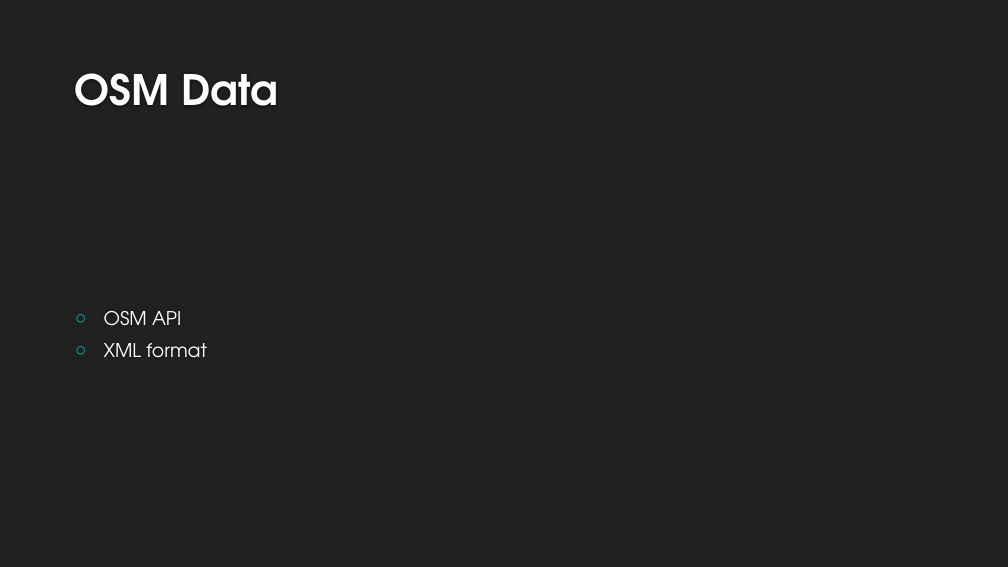
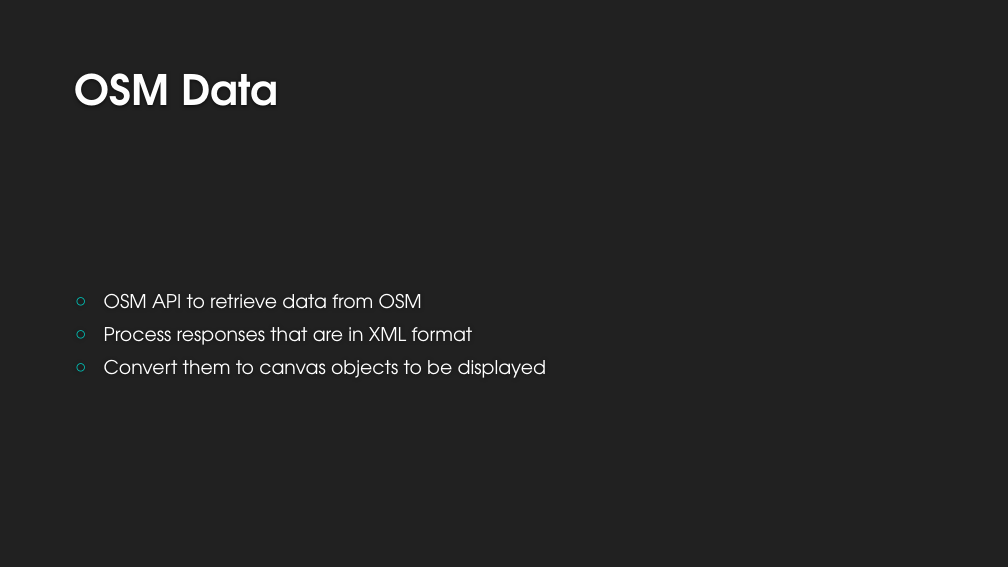
Before and after one commit to devquidevelopments/offline-map, a slide deck: slide 14 of Project/Presentation.pptx (slide 13 before the commit). Drawn at 1008x567 pixels with LibreOffice and Linux fonts; fonts in the diff are those of the drawing; background and template pictures are left out. Boxes give left, top, right and bottom in pixels: in the first picture for what was removed or moved away, otherwise in the second. Text is boxed around its words. In the diff, an @@ line names an element or a change of style, - is before the commit and + after.

```diff
--- a/Project/Presentation.pptx
+++ b/Project/Presentation.pptx
@@ text at (104,294,547,378): text changed @@
-○ OSM API
-○ XML format
+○ OSM API to retrieve data from OSM
+○ Process responses that are in XML format
+○ Convert them to canvas objects to be displayed
```
Also in this commit, not shown: 6 other slides changed, 4 slides added, 2 slides removed.
